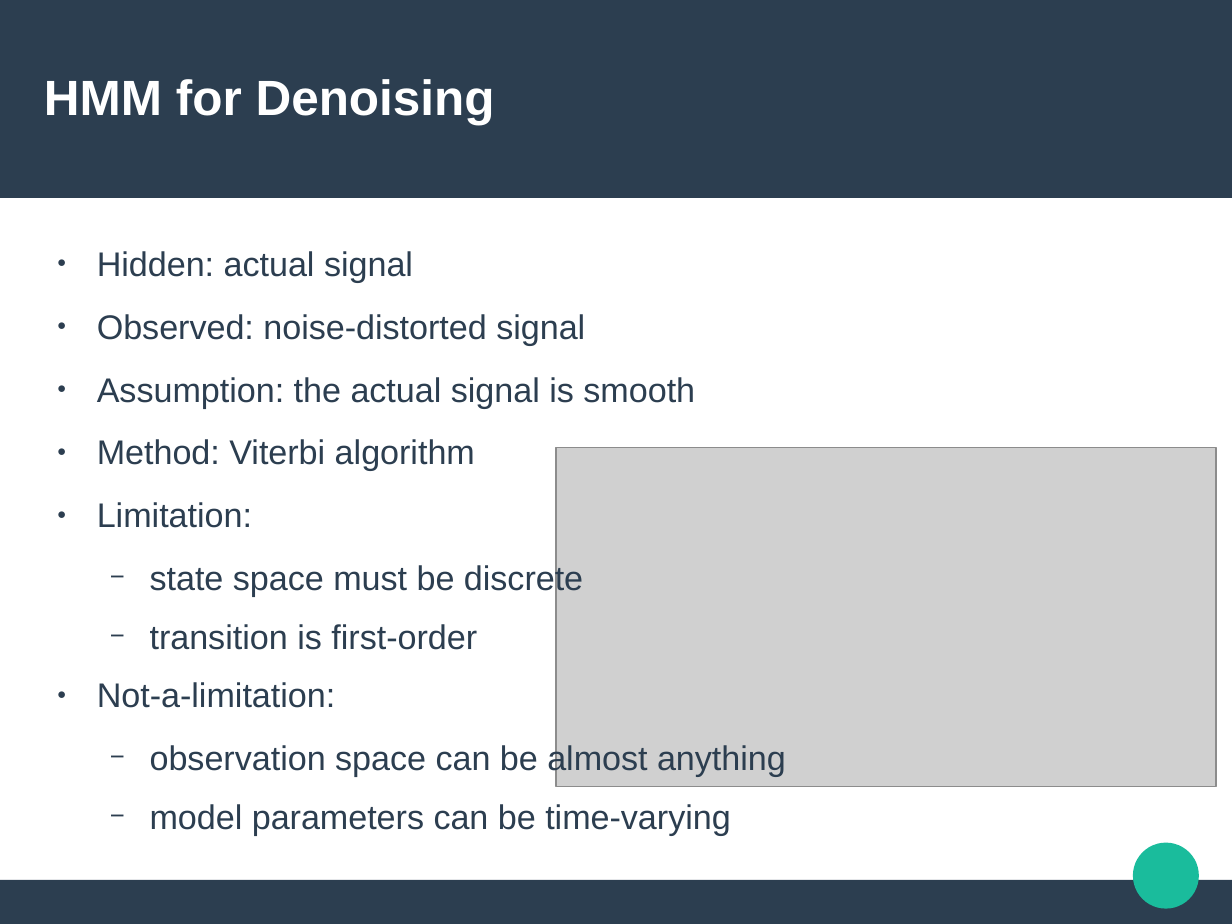
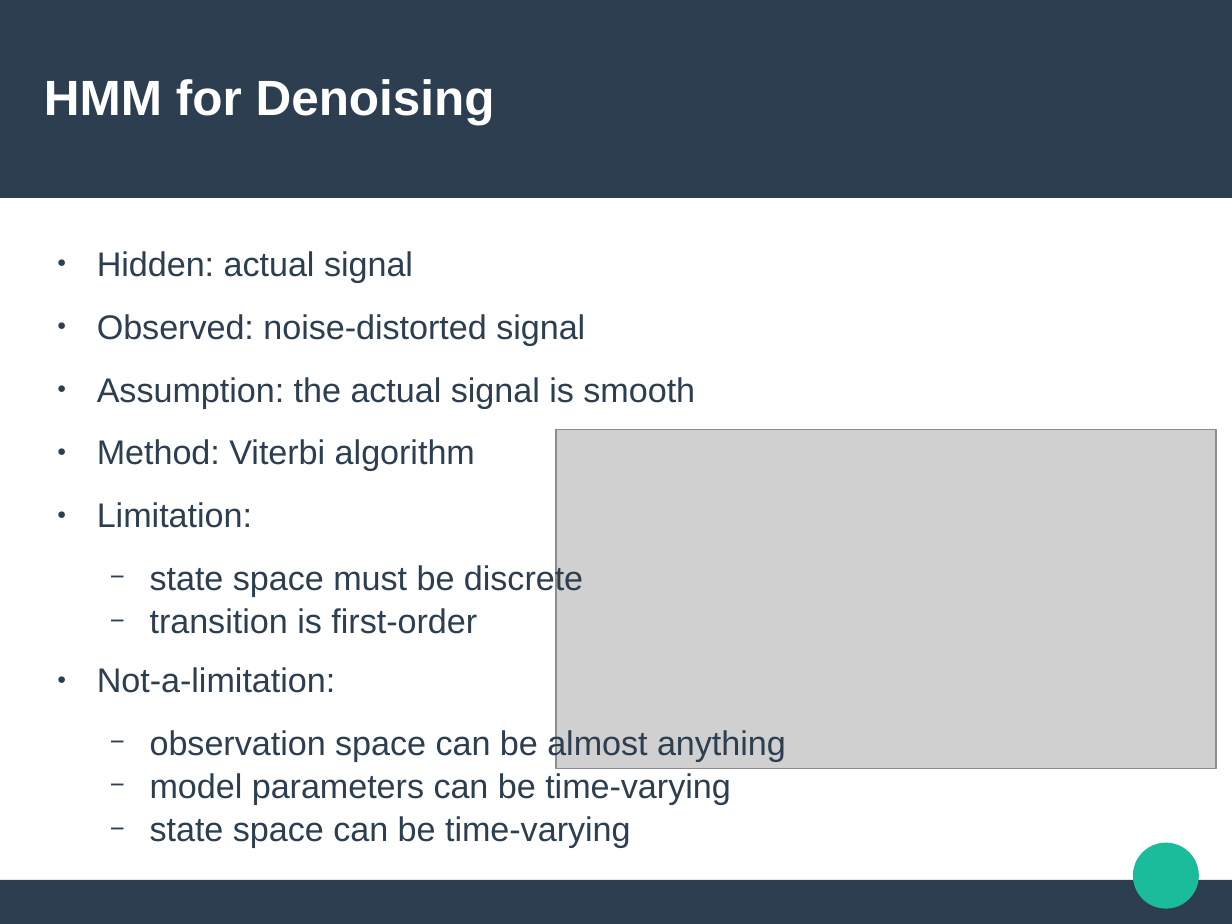
Before and after one commit to Sleepwalking/hmm-workshop, a slide deck: slide 22 of slides.odp. Drawn at 1232x924 pixels with LibreOffice and Linux fonts; fonts in the diff are those of the drawing; grey boxes stand for pictures. Boxes give left, top, right and bottom in pixels: in the first picture for what was removed or moved away, otherwise in the second. Text is boxed around its words. In the diff, an @@ line names an element or a change of style, - is before the commit and + after.

Commit message:
Add new slide page on discretized state space

```diff
--- a/slides.odp
+++ b/slides.odp
@@ picture: place and size @@
-picture at box(557, 447, 1217, 786)
+picture at box(557, 430, 1217, 769)
@@ text at box(150, 563, 786, 805): less space between paragraphs @@
@@ text at box(150, 816, 631, 848): paragraph added @@
+  − state space can be time-varying
```
Also in this commit, not shown: 1 other slide changed, 1 slide added.
